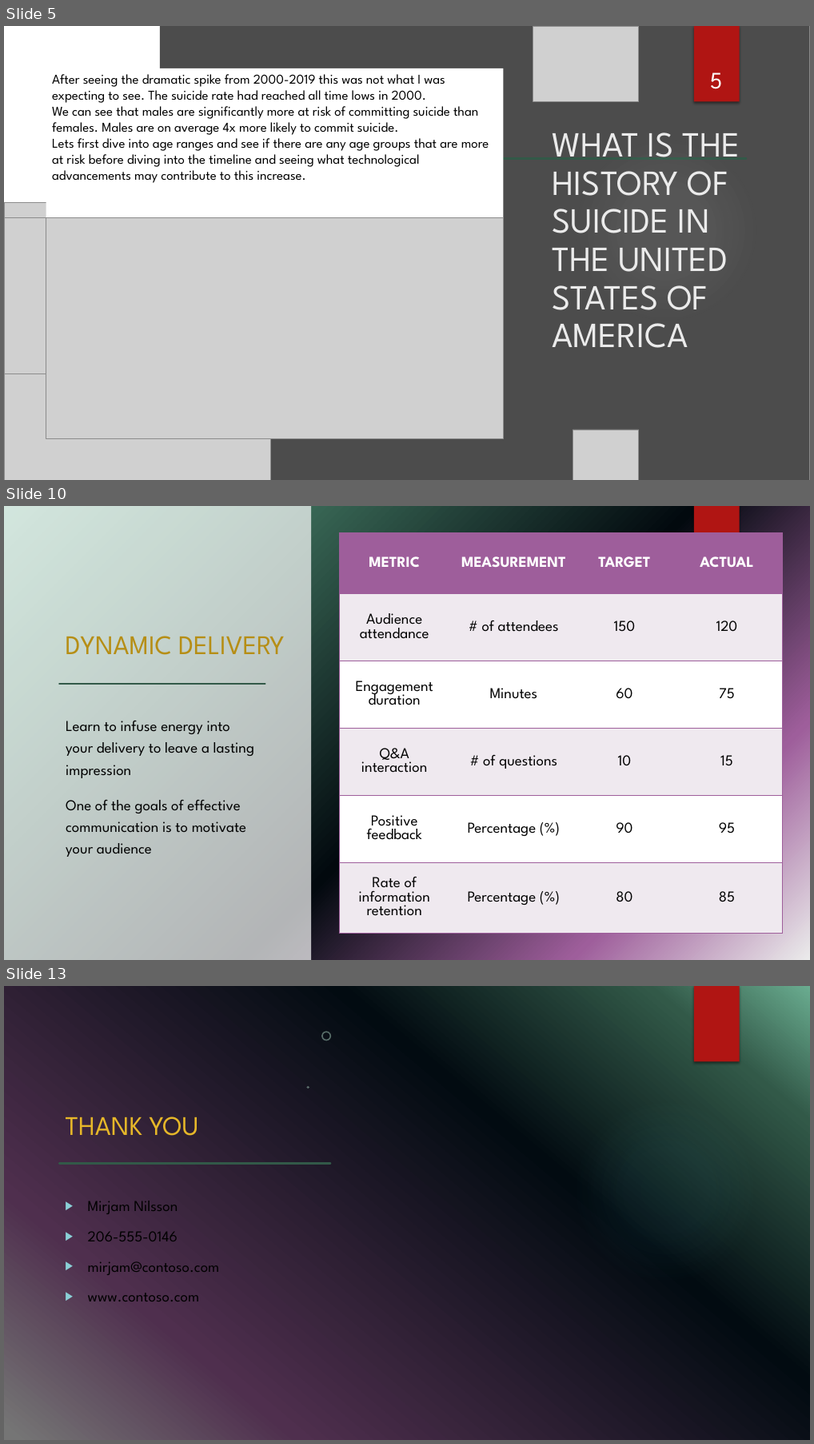
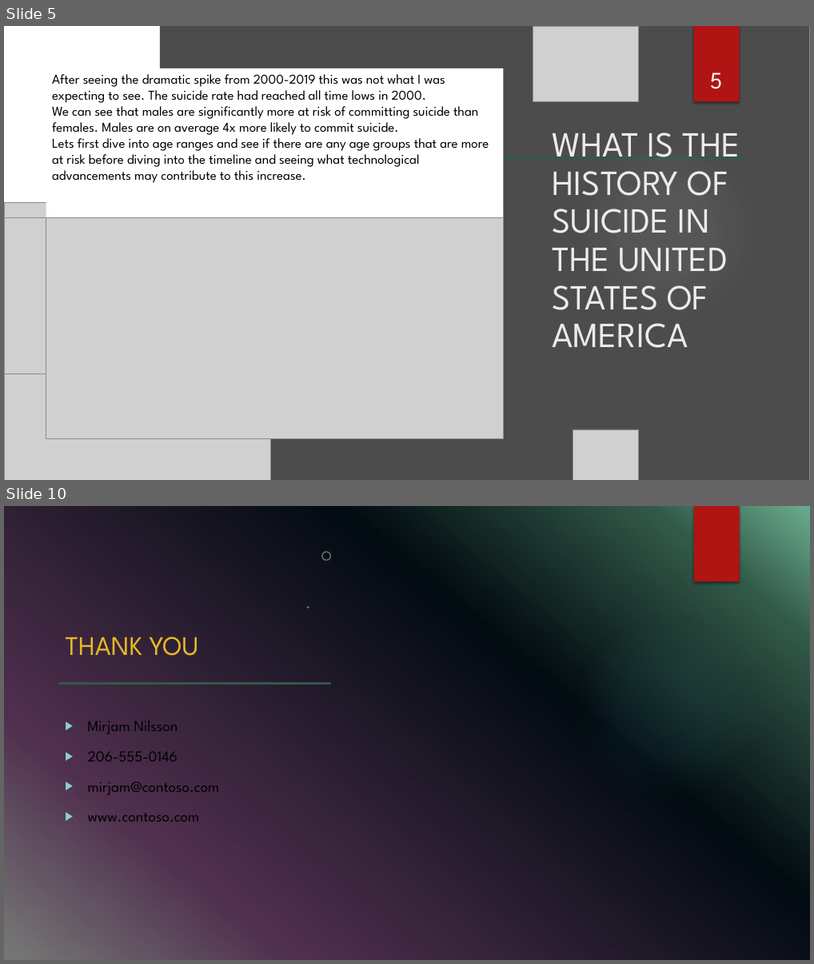
Before and after one commit to RussellBracey/Capston_rb, a slide deck: powerpoint/capstone_powerpoint.pptx. Shown one above the other, each under a label of ours: slides 5, 10 and 13 before the commit, slides 5 and 10 after it; the slides between them are not shown. The pictures are 814x1444 and 814x964 pixels, drawn with LibreOffice and Linux fonts; fonts in the diff are those of the drawing; grey boxes stand for pictures; background and template pictures are left out. Boxes give left, top, right and bottom in pixels: in the first picture for what was removed or moved away, otherwise in the second. Text is boxed around its words. In the diff, an @@ line names an element or a change of style, - is before the commit and + after.

```diff
--- a/powerpoint/capstone_powerpoint.pptx
+++ b/powerpoint/capstone_powerpoint.pptx
@@ slide 10 removed at (4,506,810,960), background gradient #6AAC90 to #4B866D to #02090E to #9E5E9B to #EBEBEB; not listed: 2 template elements that a slide beside it also shows @@
@@ rectangle removed at (4,506,311,960) @@
@@ table removed at (339,532,782,932), 6 rows, 4 columns @@
-METRIC | MEASUREMENT | TARGET | ACTUAL
-Audience attendance | # of attendees | 150 | 120
-Engagement duration | Minutes | 60 | 75
-Q&A interaction | # of questions | 10 | 15
-Positive feedback | Percentage (%) | 90 | 95
-Rate of information retention | Percentage (%) | 80 | 85
@@ title removed at (66,636,284,655) @@
-DYNAMIC DELIVERY
@@ line removed from (59, 684) to (266, 684) @@
@@ text removed at (66,720,254,856) @@
-Learn to infuse energy into your delivery to leave a lasting impression
-One of the goals of effective communication is to motivate your audience
@@ what was slide 13 is now slide 10 @@
```
Also in this commit, not shown: 4 slides added, 6 other slides removed, 2 other files.
